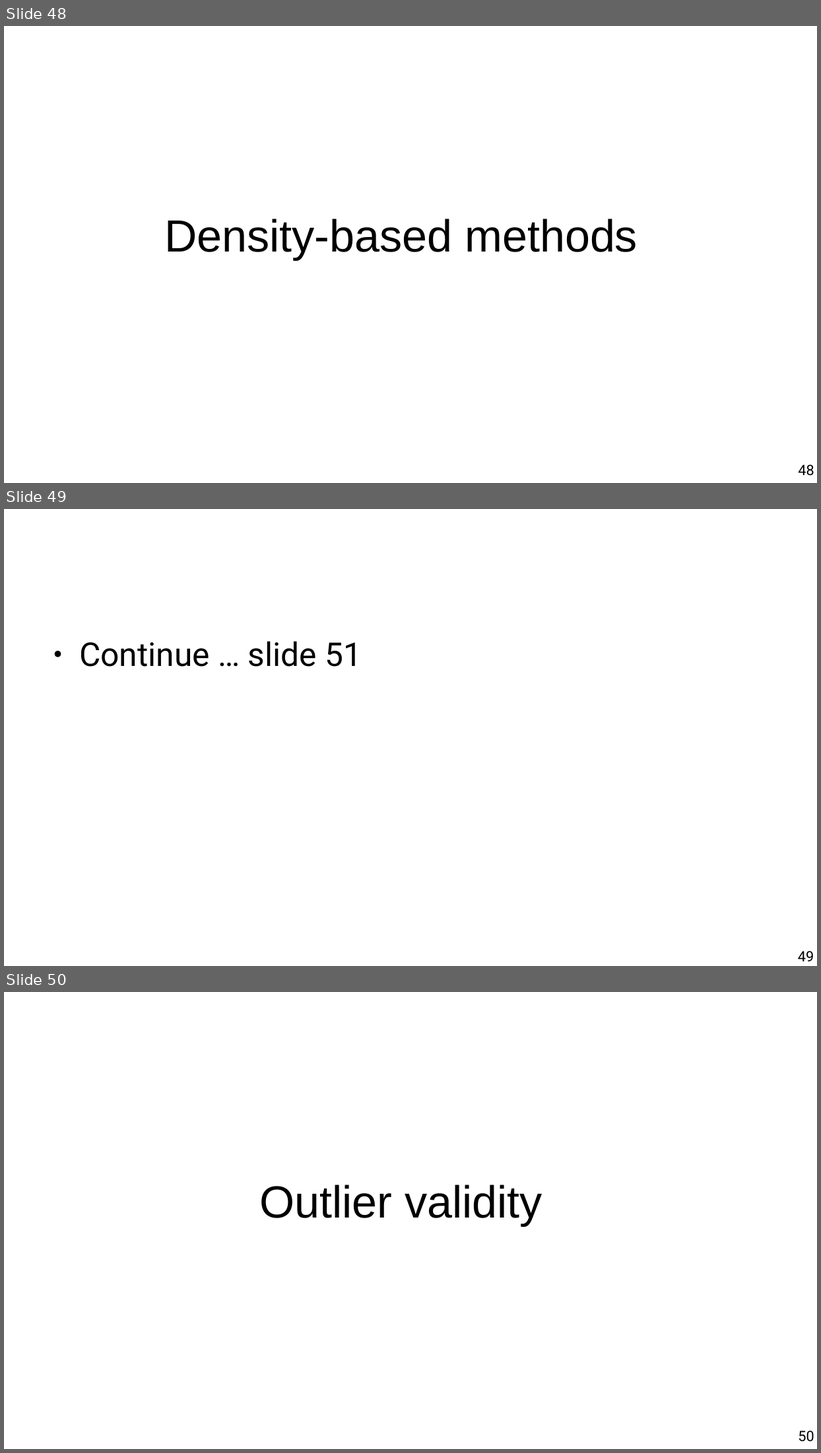
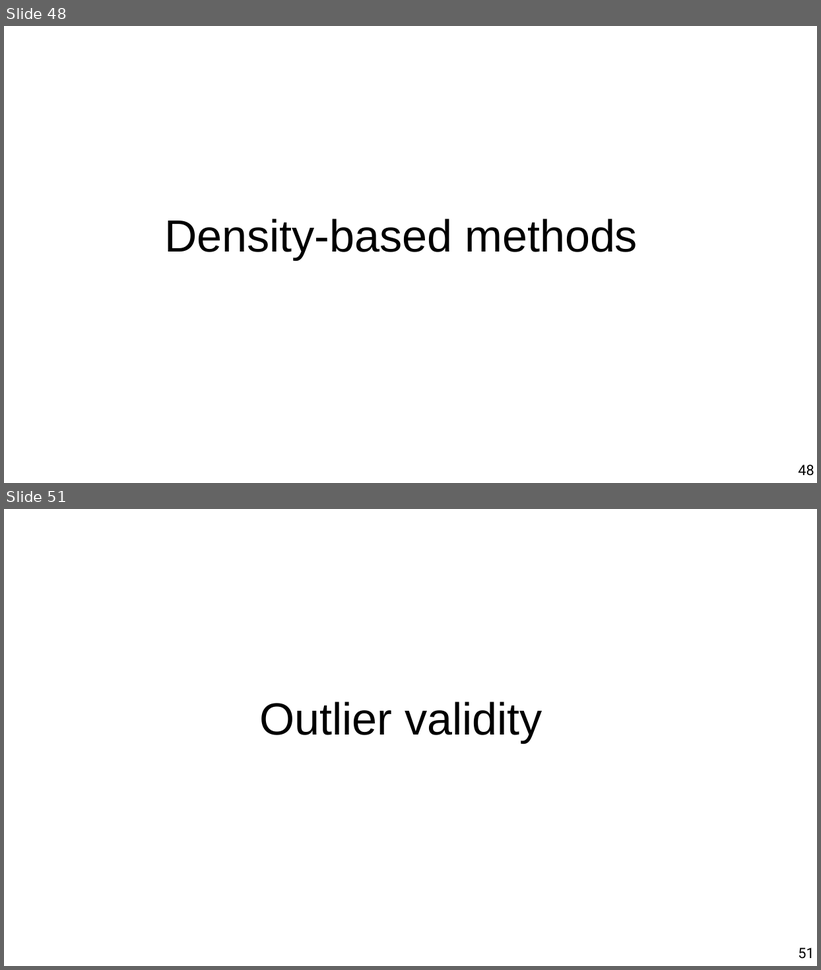
Before and after one commit to chatox/data-mining-course, a slide deck: theory/tt09_outlier_detection.odp. Shown one above the other, each under a label of ours: slides 48, 49 and 50 before the commit, slides 48 and 51 after it; the slides between them are not shown. The pictures are 821x1453 and 821x970 pixels, drawn with LibreOffice and Linux fonts; fonts in the diff are those of the drawing. Boxes give left, top, right and bottom in pixels: in the first picture for what was removed or moved away, otherwise in the second. Text is boxed around its words. In the diff, an @@ line names an element or a change of style, - is before the commit and + after.

```diff
--- a/theory/tt09_outlier_detection.odp
+++ b/theory/tt09_outlier_detection.odp
@@ slide 49 removed at <box>4,509,817,966</box>, background #FFFFFF @@
@@ text removed at <box>79,641,362,667</box> @@
-● Continue … slide 51
@@ page number removed at <box>798,951,814,962</box> @@
-49
@@ what was slide 50 is now slide 51 @@
@@ page number at <box>798,948,814,959</box>: text changed @@
-50
+51
```
Also in this commit, not shown: 9 slides changed, 2 slides added.
